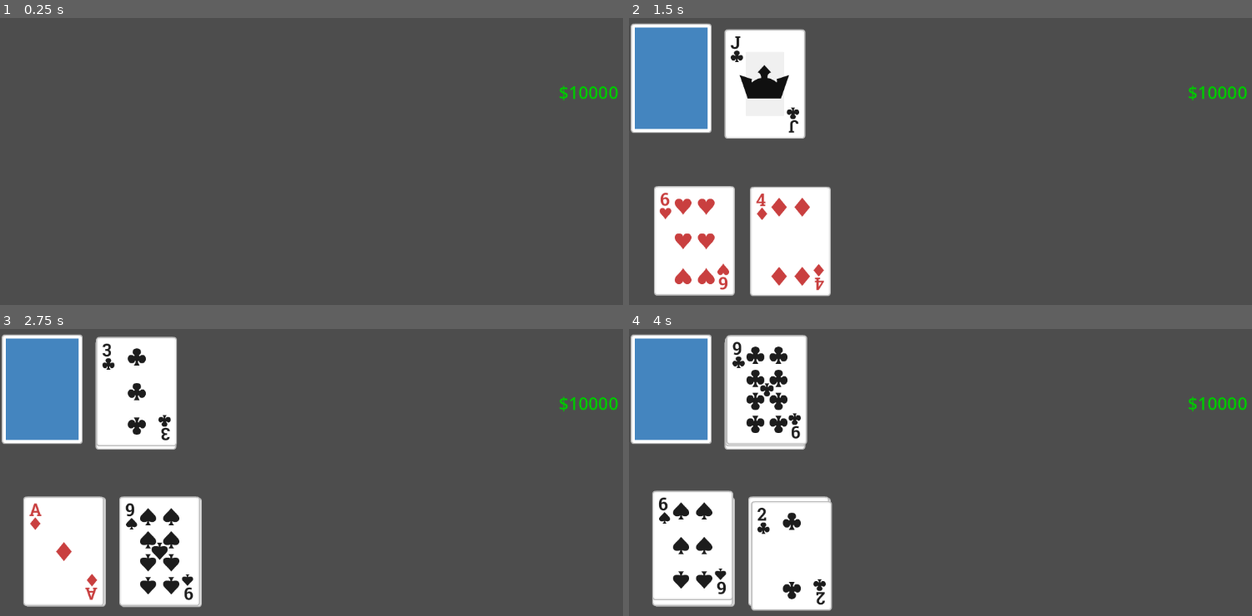
Above: before the commit, frames 1-4 (two rows, left to right).
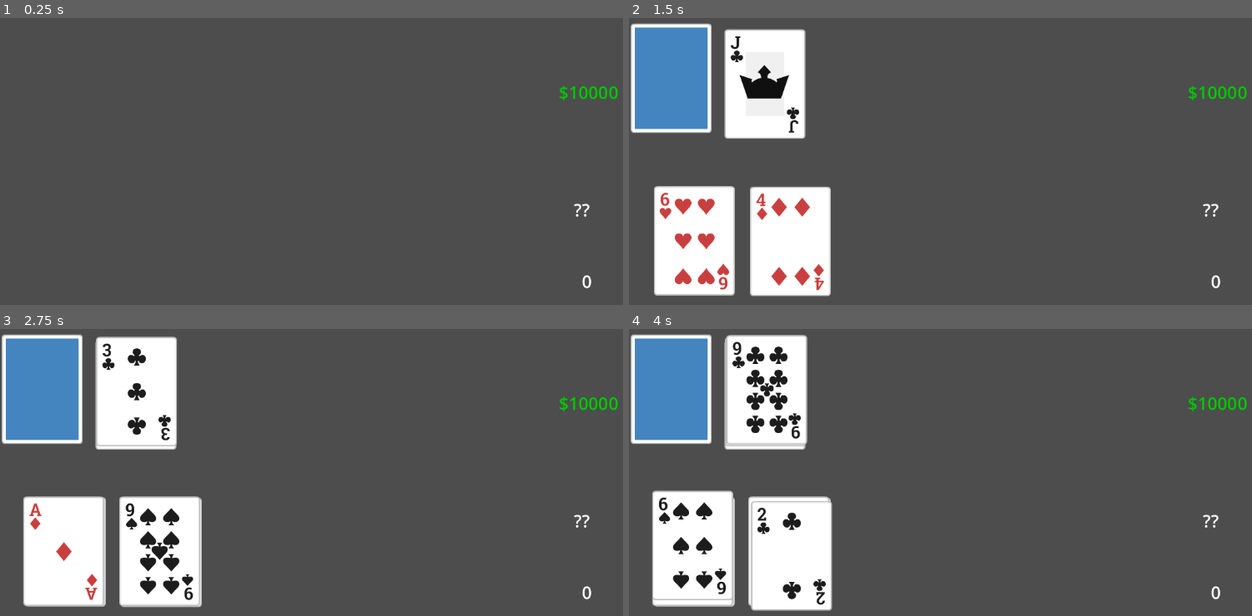
Above: after the commit, the same moments.

Repository: jandersoj/finalproject
Game: Godot game, scene res://blackjack.tscn
Same seed, same stepped clock (60 frames per second), same inputs: the game is played once before the commit and once after it. This scene is started directly instead of the project's main scene.
Inputs (mouse positions are in pixels of both pictures, inside the frame that each line leads up to):
- Up to frame 1 (0.25 s): no input
- Up to frame 2 (1.5 s): tap Enter at 0.5 s; move the mouse to (1108, 184) at 0.52 s; hold Right (move_right) 0.53-1.25 s; tap I (open) at 0.6 s; click (1108, 184) at 0.67 s; tap Space (jump) at 0.77, 1.25 s; drag from (828, 221) to (928, 279) at 1.27 s
- Up to frame 3 (2.75 s): tap Enter at 2 s; move the mouse to (398, 432) at 2.02 s; hold Right (move_right) from 2.03 s (still down); tap I (open) at 2.1 s
- Up to frame 4 (4 s): release Right (move_right) at 2.75 s; tap Space (jump) at 2.75, 3.77 s; drag from (928, 590) to (759, 458) at 2.77 s; tap Enter at 3.5 s; move the mouse to (1164, 570) at 3.52 s; hold Left (move_left) from 3.53 s (still down); tap I (open) at 3.6 s

The runs differ from the first frame. In frame 1, less than 0.1% of the frame differs, in the area x 92-95%, y 64-95%; in frame 2, less than 0.1%; in frame 3, less than 0.1%; in frame 4, less than 0.1%.

Commit message:
Added value labels for card games.

Diff:
--- a/blackjack - Copy.gd
+++ /dev/null
@@ -1,187 +0,0 @@
-extends Node2D
-#class_name Card
-class Card1:
-	var suits=["Spades", "Diamonds","Clubs","Hearts"]
-	var facevalues=[1, 2, 3, 4, 5, 6, 7, 8, 9, 10, 10, 10, 10]
-	var faces=["Ace", "2", "3", "4", "5", "6", "7", "8", "9", "10", "Jack", "Queen", "King"]
-	var suit
-	var face
-	var suitIndex
-	var faceIndex
-	func _init(i,j) -> void:
-		suitIndex = i;
-		faceIndex = j;
-		suit = suits[i];
-		face = faces[j];
-	func get_faces():
-		return faces[faceIndex]
-	func face_value():
-		return facevalues[faceIndex]
-	func get_suit():
-		return suits[suitIndex];
-	func _to_string() -> String:
-		return str("" + face + " of " + suit)
-var deck=[]
-var cardsremaining=52
-func _ready() -> void:
-	randomize()
-	deck.resize(52)
-
-	for i in range(cardsremaining):
-			#deck[i]=Card(i/13, i%13).new()
-			deck[i]=Card1.new(i/13, i%13)
-	play()
-func shuffle():
-	cardsremaining=52
-	for i in range(deck.size()):
-		var x= randi()%52
-		var temp=deck[x]
-		var temp2=deck[i]
-		deck[i] = temp
-		deck[x] = temp2
-func deal():
-	var card1=deck[52-cardsremaining]
-	cardsremaining-=1
-	return card1
-var playerhand
-var dealerhand
-var bankroll=10000
-var turnchoice=""
-var dealercount=0
-var hand
-var input=""
-var wager:float=0
-var roundcounter=1
-var counter=2
-#var entry
-func play():
-	#hand = "Your hand is now: " + playerhand[0] + ", " + playerhand[1]
-	playerhand=[deal(),deal()]
-	dealerhand=[deal(),deal()]
-	bankroll=10000
-	hand = "Your hand is now: " + str(playerhand[0]) + ", " + str(playerhand[1])
-	while bankroll>0 && input=="":
-		print("Let's play Blackjack! How much of your $" + str(bankroll) + "0 would you like to wager?")
-		#Make input box for wager
-
-		turnchoice=""
-		input=""
-		while wager>bankroll || wager<0:
-			print("Wager cannot be greater than bankroll or less than zero.")
-		if roundcounter>0:
-			dealercount=0
-			counter=2
-			playerhand=[Card1.new(randi()%4, randi()%13),Card1.new(randi()%4, randi()%13)]
-			dealerhand=[Card1.new(randi()%4, randi()%13),Card1.new(randi()%4, randi()%13)]
-			for i in range(2):
-				if cardsremaining==0:
-					shuffle()
-				playerhand[i]=deal()
-			for i in range(2):
-				if cardsremaining==0:
-					shuffle()
-				dealerhand[i]=deal()
-			hand = "Your hand is now: " + str(playerhand[0]) + ", " + str(playerhand[1])
-			while pvalue() < 21 && dvalue() <= 21:
-				taketurn()
-			if pvalue()==21 && dvalue()<17:
-				dealerturn()
-			compare()
-			roundcounter+=1
-			if bankroll<=0:
-				print("You lose!!!")
-				#Change scene to casino
-
-func _process(delta: float) -> void:
-	if Input.is_action_pressed("quit"):
-		get_tree().quit()
-func taketurn():
-	#while !turnchoice=="hit"&& !turnchoice=="stand" && $"../slowdown".is_stopped():
-	#	$"../slowdown".start()
-	if turnchoice=="hit":
-		hit()
-		hand+=", "+playerhand[counter]
-		counter+=1
-func dealerturn():
-	while dvalue()<17:
-		dealerhit()
-		dealercount+=1
-func dealerhit():
-	if cardsremaining==0:
-		shuffle()
-	var handlength = dealerhand.size()
-	var temp=[]
-	temp.resize(handlength)
-	for i in range(handlength):
-		temp[i] = dealerhand[i]
-	dealerhand.resize(handlength+1)
-	dealerhand[dealerhand.size()-1]=deal()
-	for x in range(dealerhand.size()-1):
-		dealerhand[x] = temp[x]
-	return dealerhand
-func hit():
-	if cardsremaining==0:
-		shuffle()
-	var handlength = playerhand.size()
-	var temp=[]
-	temp.resize(handlength)
-	for i in range(handlength):
-		temp[i] = playerhand[i]
-	playerhand.resize(handlength+1)
-	playerhand[playerhand.size()-1]=deal()
-	for x in range(playerhand.size()-1):
-		playerhand[x] = temp[x]
-	return playerhand
-func _on_line_edit_text_submitted(new_text: String) -> void:
-	wager=new_text.to_float()
-func pvalue():
-	var pvalue=0
-	for i in range(playerhand.size()):
-		pvalue+=playerhand[i].face_value()
-	if pvalue>=11:
-		pvalue=0
-		for i in range(playerhand.size()):
-			if playerhand[i].get_faces()=="Ace" && pvalue<=10:
-				pvalue+=11
-			else:
-				pvalue+=playerhand[i].face_value()
-	return pvalue
-func dvalue():
-	var dvalue=0
-	for i in range(playerhand.size()):
-		dvalue+=playerhand[i].face_value()
-	if dvalue>=11:
-		dvalue=0
-		for i in range(playerhand.size()):
-			if playerhand[i].get_faces()=="Ace" && dvalue<=10:
-				dvalue+=11
-			else:
-				dvalue+=playerhand[i].face_value()
-	return dvalue
-func compare():
-	#if pvalue()<=21:
-		if pvalue()==21 && dvalue()!=21:
-			#You have blackjack
-			bankroll+=(wager*(1.5))
-		elif dvalue()>21:
-			#Dealer Bust
-			bankroll+=wager
-		elif pvalue()>dvalue() && pvalue()<=21:
-			#Player value is higher
-			bankroll+=wager
-		elif dvalue()>pvalue() && dvalue()<=21:
-			#Dealer value higher
-			bankroll-=wager
-		elif pvalue()>21:
-			#Player Bust
-			bankroll-=wager
-
-
-func _on_hit_pressed() -> void:
-	input="hit"
-	taketurn()
-
-
-func _on_stay_pressed() -> void:
-	input="stand"
-	taketurn()
--- a/blackjack.gd
+++ b/blackjack.gd
@@ -283,6 +283,8 @@
 			Globals.bankroll-=wager
 		print(Globals.bankroll)
 		$Money.text="$"+str(Globals.bankroll)
+		$Playervalue.text=str(pvalue())
+		$Dealervalue.text=str(dvalue())
 
 
 func _on_hit_pressed() -> void:
--- a/blackjack.tscn
+++ b/blackjack.tscn
@@ -76,6 +76,22 @@
 theme_override_font_sizes/font_size = 30
 text = "$10000"
 
+[node name="Dealervalue" type="Label" parent="."]
+offset_left = 992.0
+offset_top = 313.0
+offset_right = 1032.0
+offset_bottom = 355.0
+theme_override_font_sizes/font_size = 30
+text = "??"
+
+[node name="Playervalue" type="Label" parent="."]
+offset_left = 1006.0
+offset_top = 437.0
+offset_right = 1046.0
+offset_bottom = 479.0
+theme_override_font_sizes/font_size = 30
+text = "0"
+
 [connection signal="pressed" from="Hit" to="." method="_on_hit_pressed"]
 [connection signal="pressed" from="Stay" to="." method="_on_stay_pressed"]
 [connection signal="text_submitted" from="Bet" to="." method="_on_line_edit_text_submitted"]
--- a/poker.gd
+++ b/poker.gd
@@ -66,6 +66,7 @@
 var playervalue=0
 var dealervalue=0
 func pvalue():
+	playervalue=0
 	var curremtsuit=playerhand[0].get_suit()
 	for i in range(playerhand.size()):
 		playervalue+=playerhand[i].face_value()
@@ -75,7 +76,7 @@
 			playervalue+=11
 
 func dvalue():
-
+	dealervalue=0
 	var curremtsuit=dealerhand[0].get_suit()
 	for i in range(dealerhand.size()):
 		dealervalue+=dealerhand[i].face_value()
@@ -187,6 +188,8 @@
 	$Money.text="$"+str(Globals.bankroll)
 	print(dealervalue)
 	print(playervalue)
+	$Playervalue.text=str(playervalue)
+	$Dealervalue.text=str(dealervalue)
 	for i in hidden:
 
 			#i.queue_free()
--- a/poker.tscn
+++ b/poker.tscn
@@ -65,5 +65,21 @@
 theme_override_font_sizes/font_size = 50
 text = "End Turn"
 
+[node name="Dealervalue" type="Label" parent="."]
+offset_left = 1017.0
+offset_top = 324.0
+offset_right = 1057.0
+offset_bottom = 366.0
+theme_override_font_sizes/font_size = 30
+text = "??"
+
+[node name="Playervalue" type="Label" parent="."]
+offset_left = 1031.0
+offset_top = 448.0
+offset_right = 1071.0
+offset_bottom = 490.0
+theme_override_font_sizes/font_size = 30
+text = "0"
+
 [connection signal="text_submitted" from="Bet" to="." method="_on_bet_text_submitted"]
 [connection signal="pressed" from="End turn" to="." method="_on_end_turn_pressed"]
